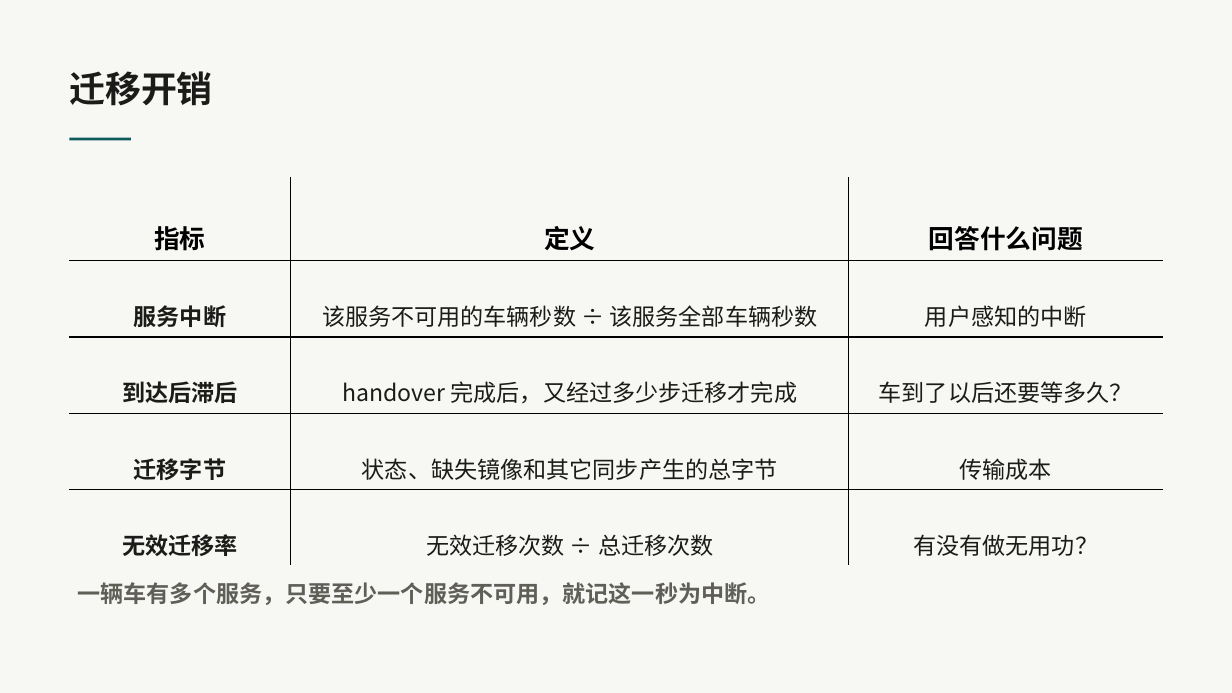
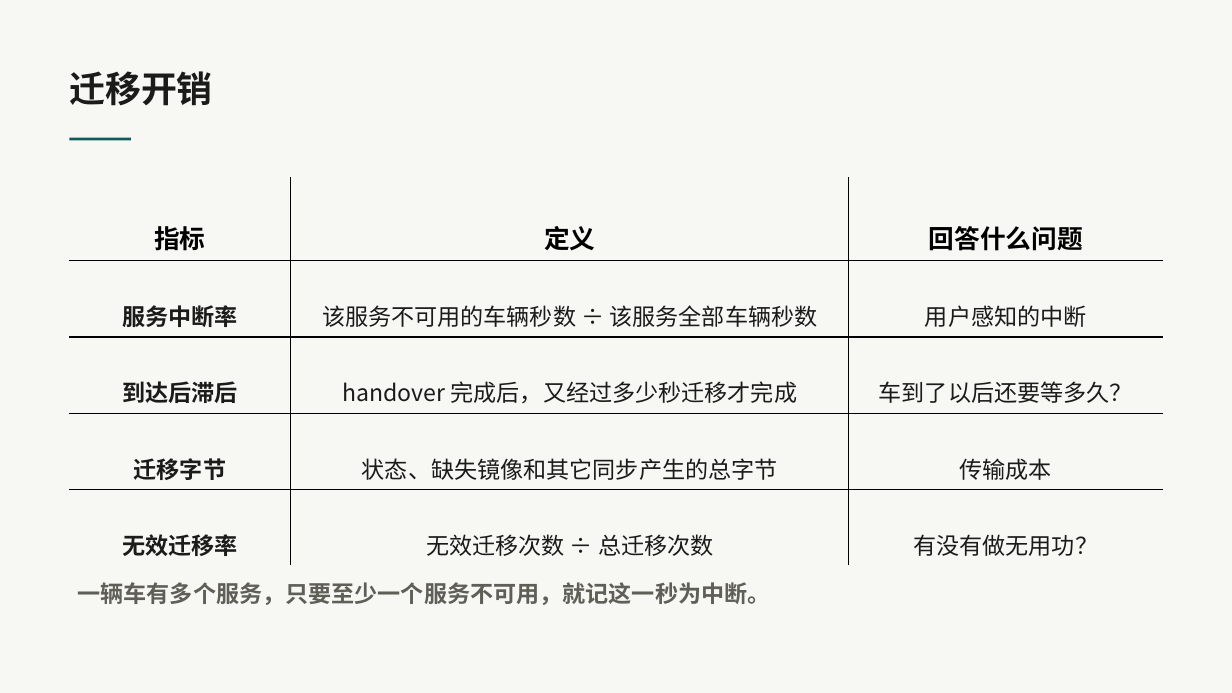
Before and after one commit to KaguraNia/MyEdgeSimPy, a slide deck: slide 12 of output/presentation/移动服务状态迁移.pptx. Drawn at 1232x693 pixels with LibreOffice and Linux fonts; fonts in the diff are those of the drawing. Boxes give left, top, right and bottom in pixels: in the first picture for what was removed or moved away, otherwise in the second. Text is boxed around its words. In the diff, an @@ line names an element or a change of style, - is before the commit and + after.

```diff
--- a/output/presentation/移动服务状态迁移.pptx
+++ b/output/presentation/移动服务状态迁移.pptx
@@ table at [69,177,1164,560] @@
-row 2, column 1: 服务中断
+row 2, column 1: 服务中断率
-row 3, column 2: handover 完成后，又经过多少步迁移才完成
+row 3, column 2: handover 完成后，又经过多少秒迁移才完成
```
Also in this commit, not shown: 15 other slides changed, 2 slides added, 2 slides removed, 23 other files.
